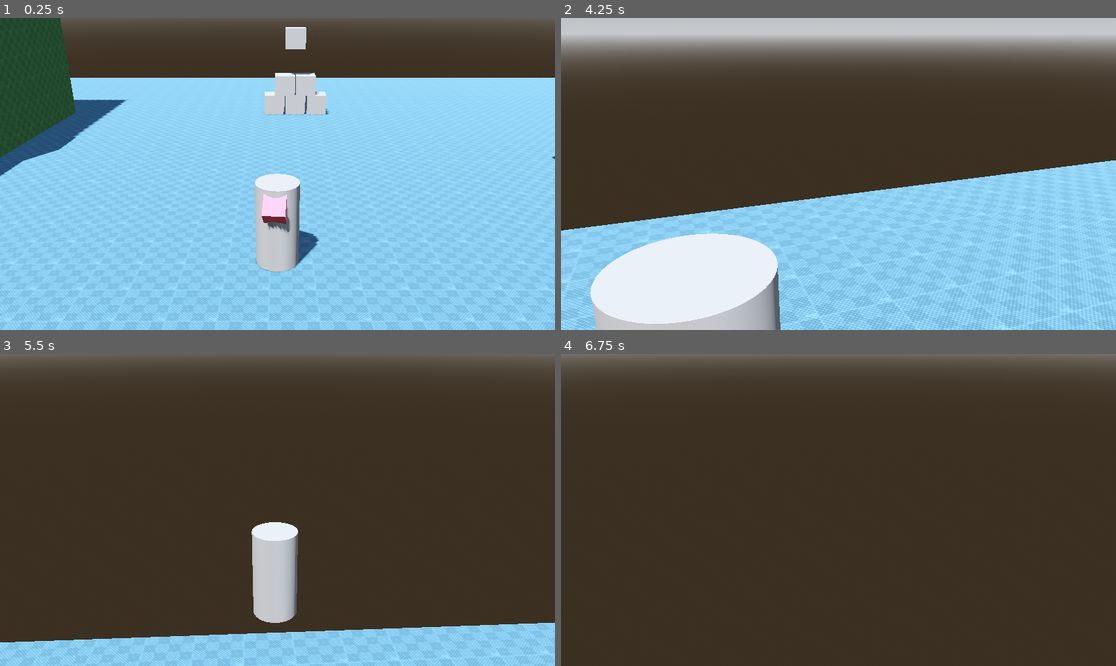
Above: before the commit, frames 1-4 (two rows, left to right).
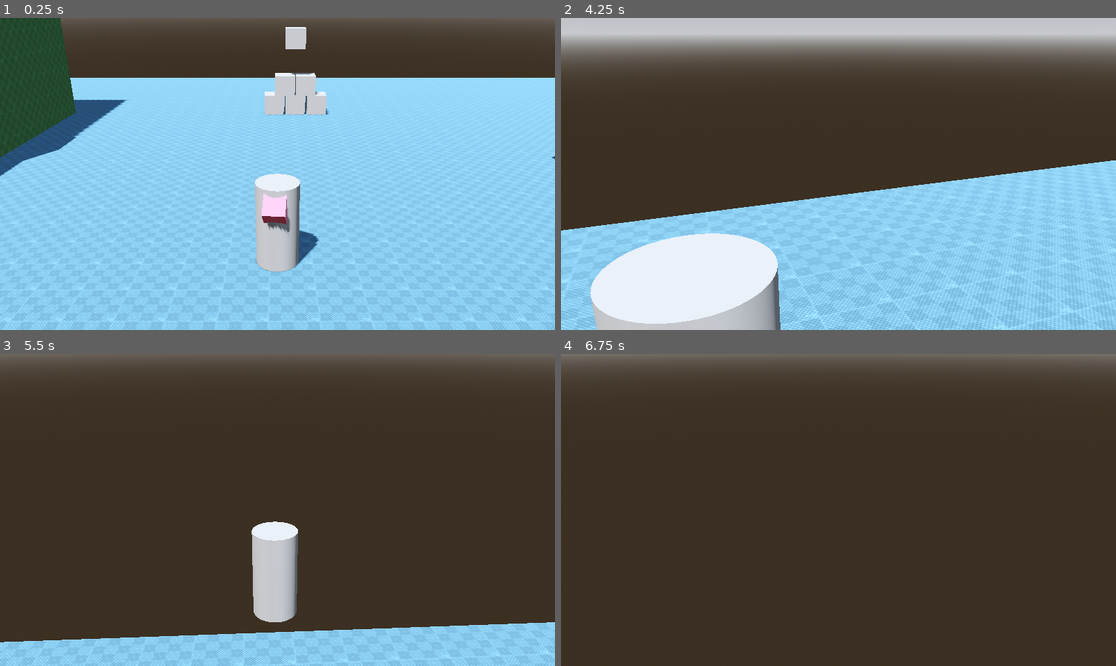
Above: after the commit, the same moments.

Repository: gdquest-demos/godot-4-3d-third-person-controller
Game: Godot game, scene res://Playground.tscn
Same seed, same stepped clock (60 frames per second), same inputs: the game is played once before the commit and once after it.
Inputs (mouse positions are in pixels of both pictures, inside the frame that each line leads up to):
- Up to frame 1 (0.25 s): no input
- Up to frame 2 (4.25 s): move the mouse to (866, 174) at 0.52 s; hold Right mouse button (action_aim) 0.53-1.28 s; hold W (move_up) from 0.53 s (still down); tap Space (action_jump) at 0.77, 1.52, 3.02, 3.77 s; move the mouse to (810, 174) at 1.27 s; click (810, 174) at 1.35 s; move the mouse to (849, 167) at 2.02 s; hold Right mouse button (action_aim) 2.03-2.78 s; move the mouse to (832, 180) at 2.77 s; click (832, 180) at 2.85 s; move the mouse to (877, 177) at 3.52 s; hold Right mouse button (action_aim) from 3.53 s (still down)
- Up to frame 3 (5.5 s): keep holding W (move_up); move the mouse to (233, 506) at 4.27 s; release Right mouse button (action_aim) at 4.28 s; click (233, 506) at 4.35 s; tap Space (action_jump) at 4.52 s; move the mouse to (283, 510) at 5.02 s; hold Right mouse button (action_aim) from 5.03 s (still down)
- Up to frame 4 (6.75 s): move the mouse to (816, 503) at 5.77 s; release W (move_up) at 5.78 s; release Right mouse button (action_aim) at 5.78 s; hold D (move_right) 5.78-6.53 s; click (816, 503) at 5.85 s; tap Space (action_jump) at 6.02 s; tap Enter at 6.5 s; move the mouse to (866, 510) at 6.52 s; hold W (move_up) from 6.53 s (still down); hold Right mouse button (action_aim) from 6.53 s (still down)

The runs differ from the first frame. In frame 1, less than 0.1% of the frame differs, in the area x 1-56%, y 8-82%; in frame 2, less than 0.1%; in frame 3, 0.2%, in the area x 0-100%, y 53-100%; in frame 4, nothing differs.

Commit message:
Improve ground height detection

Diff:
--- a/Player.gd
+++ b/Player.gd
@@ -27,9 +27,12 @@
 
 
 func _physics_process(delta: float) -> void:
+	# Calculate ground height for camera controller
 	var floor = $RayCast3d.get_collider()
 	if floor != null:
 		_ground_height = $RayCast3d.get_collision_point().y
+	if global_position.y < _ground_height:
+		_ground_height = global_position.y
 
 	_move_direction = _get_camera_oriented_input()
 
@@ -107,6 +110,10 @@
 	_attack_animation_player.play("Attack")
 
 
+func shoot() -> void:
+	pass
+
+
 func is_jumping() -> bool:
 	return Input.is_action_just_pressed("action_jump") and is_on_floor()
 
--- a/Playground.tscn
+++ b/Playground.tscn
@@ -59,6 +59,10 @@
 transform = Transform3D(1, 0, 0, 0, 1, 0, 0, 0, 1, 13.5052, 0, 9.80336)
 size = Vector3(5.98156, 14.084, 9.39486)
 
+[node name="CsgBox3d5" type="CSGBox3D" parent="CSGPlatforms"]
+transform = Transform3D(0.645098, -0.7641, 0, 0.7641, 0.645098, 0, 0, 0, 1, -6.70983, 0, -18.6326)
+size = Vector3(5.98156, 6.77204, 9.39486)
+
 [node name="CsgCylinder3d" type="CSGCylinder3D" parent="CSGPlatforms"]
 transform = Transform3D(1, 0, 0, 0, -0.0142763, 0.999898, 0, -0.999898, -0.0142763, -13.4598, 1.81669, 0)
 radius = 3.08347
